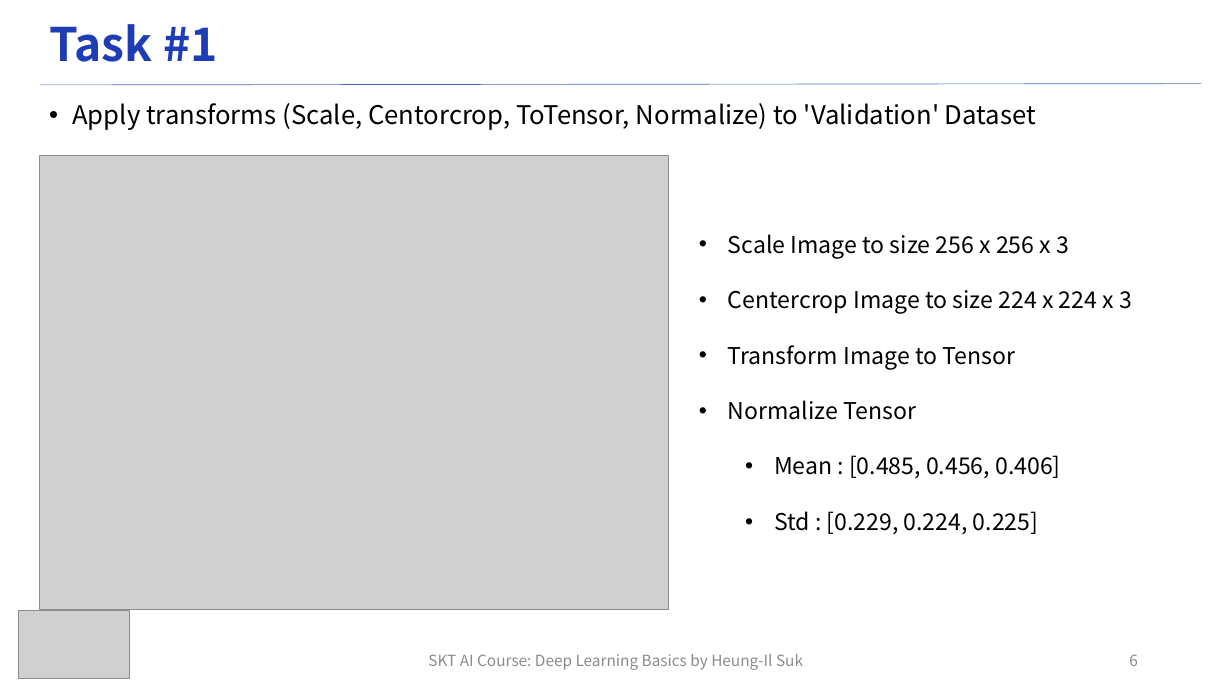
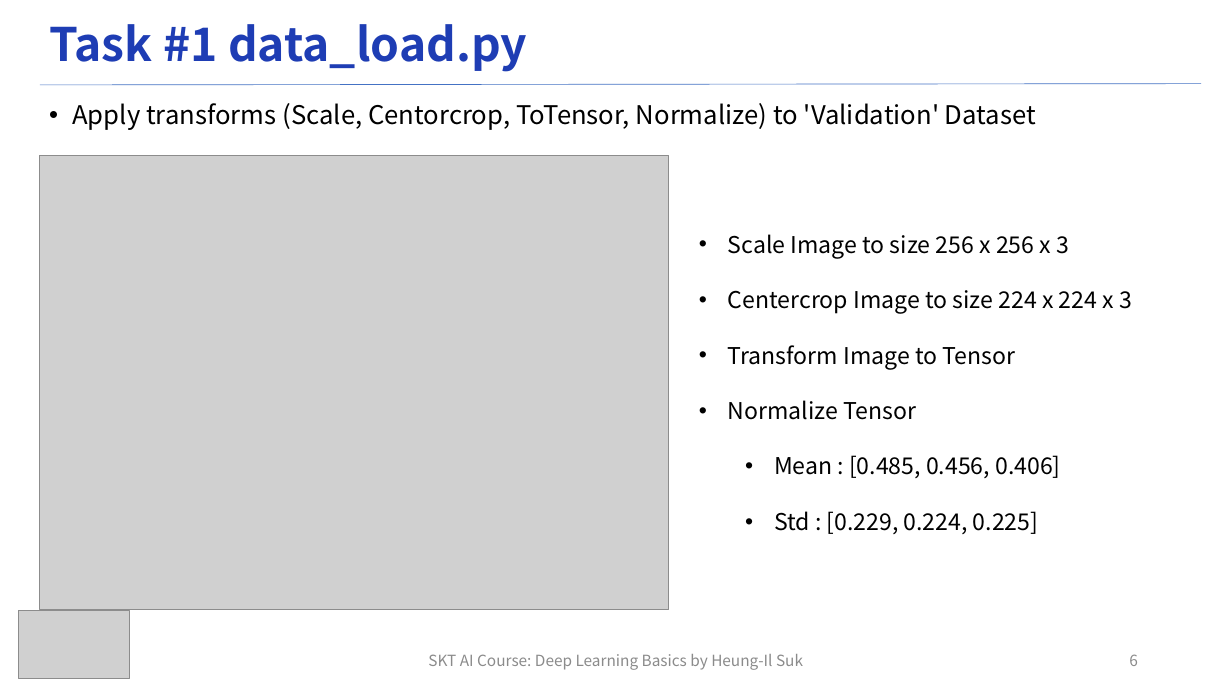
Before and after one commit to ku-milab/DeepLearningTutorial, a slide deck: slide 6 of lecture_slides/Practice/Practice#4_SKT_Deep_Learning_Lecture.pptx. Drawn at 1232x693 pixels with LibreOffice and Linux fonts; fonts in the diff are those of the drawing; grey boxes stand for pictures. Boxes give left, top, right and bottom in pixels: in the first picture for what was removed or moved away, otherwise in the second. Text is boxed around its words. In the diff, an @@ line names an element or a change of style, - is before the commit and + after.

```diff
--- a/lecture_slides/Practice/Practice#4_SKT_Deep_Learning_Lecture.pptx
+++ b/lecture_slides/Practice/Practice#4_SKT_Deep_Learning_Lecture.pptx
@@ title at bbox=[49, 24, 527, 72]: text changed @@
-Task #1
+Task #1 data_load.py
```
Also in this commit, not shown: 8 other slides changed, 5 slides added, 4 other files.
